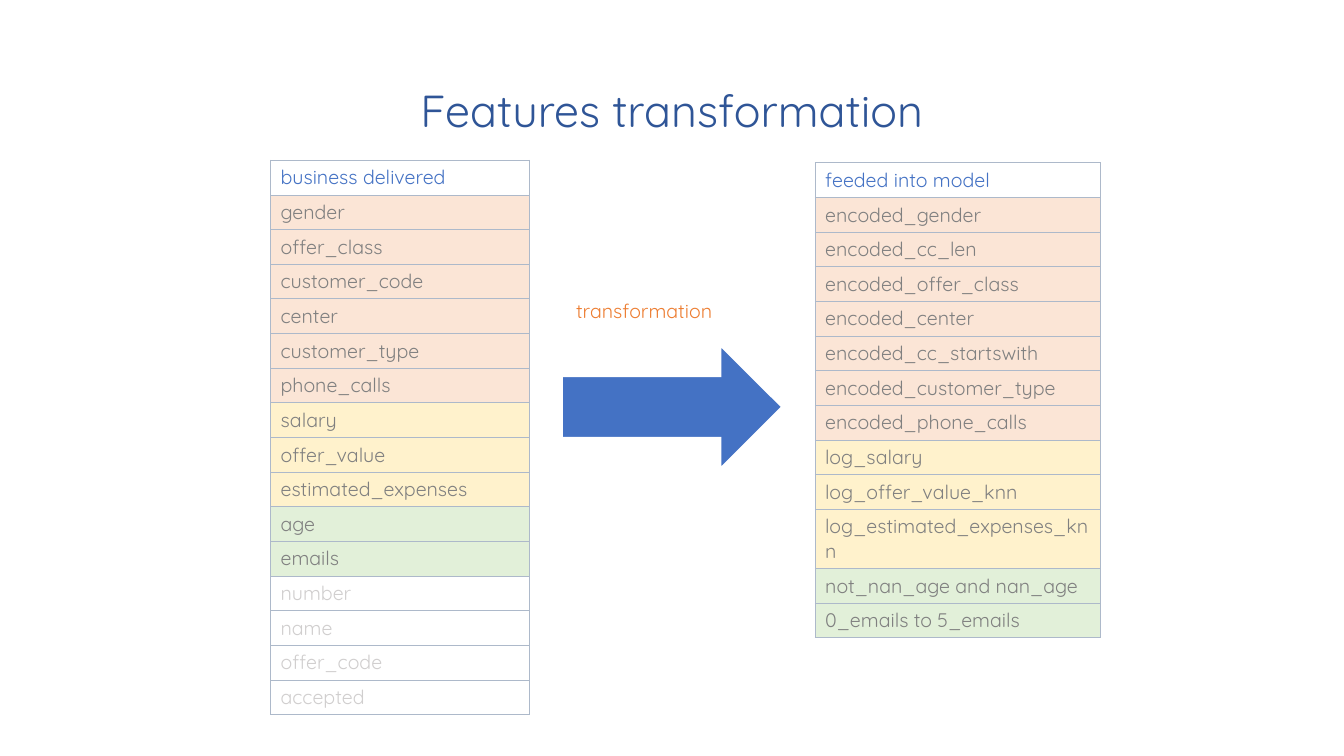
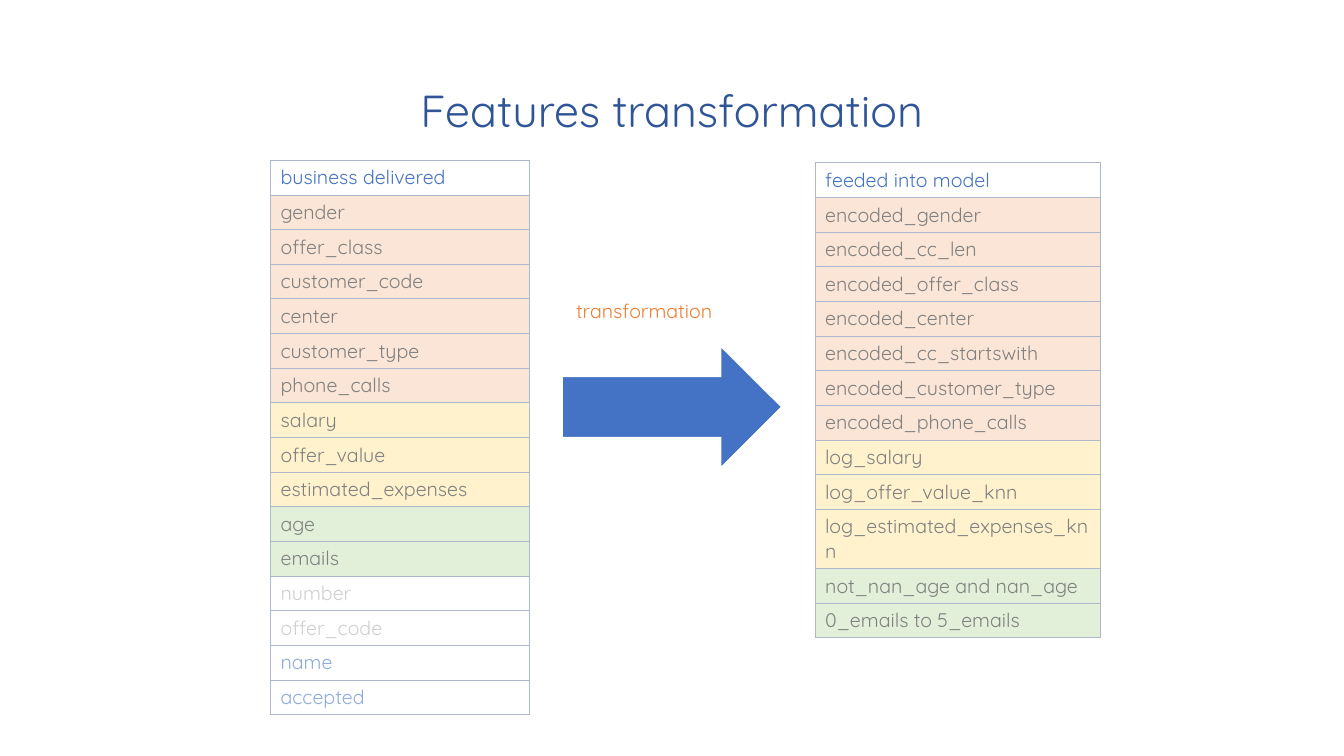
Before and after one commit to mjasieczko/new_offer_success_predictor, a slide deck: slide 5 of presentations/business/pnos_business_ppt.pptx. Drawn at 1344x756 pixels with LibreOffice and Linux fonts; fonts in the diff are those of the drawing. Boxes give left, top, right and bottom in pixels: in the first picture for what was removed or moved away, otherwise in the second. Text is boxed around its words. In the diff, an @@ line names an element or a change of style, - is before the commit and + after.

```diff
--- a/presentations/business/pnos_business_ppt.pptx
+++ b/presentations/business/pnos_business_ppt.pptx
@@ table at (x1=270, y1=160, x2=528, y2=712) @@
+row 14: offer_code
-row 15: offer_code
@@ text colour #D0CECE to #8FAADC in "accepted" @@
```
Also in this commit, not shown: 2 other slides changed, 1 slide added, 8 other files.
